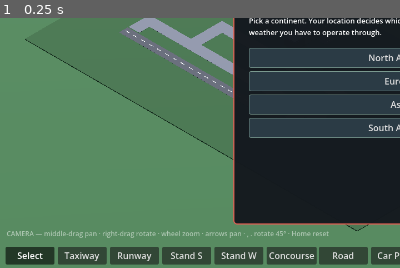
Above: before the commit, frame 1.
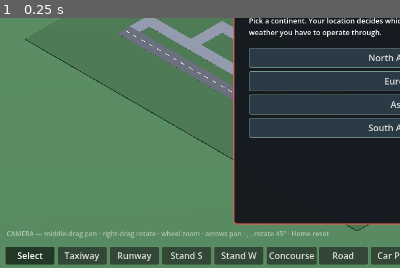
Above: after the commit, the same moment.

Repository: gerp93/airport
Game: Godot game, scene res://Main.tscn
The game is run twice, just before and just after one commit, with the same random seed, the same clock (stepped at 60 frames per second) and the same inputs.
Inputs:
- Up to frame 1 (0.25 s): no input
The pictures show only the part of the screen within x 0-50%, y 30-80%; the shares and areas given below are measured in that part.

The runs differ from the first frame. In frame 1, 0.5% of the frame differs, in the area x 29-59%, y 3-33%.

Commit message:
Give roads their own width and merge the concourse into one building
Two things that made the airport read wrong.

Roads were drawn a full tile wide, identical to a taxiway, so landside
looked like more apron. Real proportions are roughly 45m runway / 23m
taxiway / 7m road, and the grid locks a taxiway to exactly one tile, so
that is the fixed middle of the ratio and the other two move around it:
runways widen to 1.2 tiles, roads narrow to 0.34. A road that much
narrower than its own tile cannot be one centred quad — it is built as a
junction patch plus an arm toward each neighbour, otherwise every corner
and T-junction leaves a gap. Boundary tiles also run out to the map edge,
since that is the airport entrance.

The starter layout put a separate one-tile concourse behind each stand at
x=10/13/16, so three detached buildings. Stands now sit side by side at
x=11/12/13 sharing one concourse. Tile counts are identical, so the
opening economy is untouched.

The renderer also drew each TERMINAL tile as its own box with an inset
roof cap, which would have shown seams even once they were adjacent.
Contiguous tiles are now merged into runs and emitted as a single box,
with the roof spanning the full run at full tile width so neighbouring
rows fuse rather than showing a gap between caps.

Aircraft scale is unchanged at 2.0 — an earlier misreading of the request
briefly moved it and that is reverted.

Co-Authored-By: Claude Sonnet 5 <noreply@anthropic.com>

Diff:
--- a/AirportGrid.gd
+++ b/AirportGrid.gd
@@ -668,9 +668,11 @@
 	for y in [8, 9]:
 		place_taxiway(Vector2i(8, y))
 		place_taxiway(Vector2i(20, y))
-	for x in [10, 13, 16]:
+	# Three stands side by side sharing ONE concourse. Spacing them out gave each
+	# stand its own detached one-tile building, which read as three terminals.
+	# Same tile counts as before, so the opening economy is unchanged.
+	for x in [11, 12, 13]:
 		place_gate(gate_cells_for(Vector2i(x, 6), 1), 1)
-		# Concourse behind each stand, so they start as contact stands.
 		place_terminal(Vector2i(x, 5))
 
 	# Access road out to the northern boundary, plus a small car park. Without
--- a/Render3D.gd
+++ b/Render3D.gd
@@ -69,7 +69,16 @@
 # tweaks through the renderer.
 const MODEL_LENGTH := 65.8
 const PLANE_LENGTH_PX := 21.0
+
 const PLANE_SCALE_FUDGE := 2.0
+
+# Airside/landside width hierarchy: runway > taxiway > road. Real proportions
+# are roughly 45m / 23m / 7m, and a full-tile road read as wide as a taxiway,
+# which made the landside look like more apron. A taxiway is locked to exactly
+# one tile by the grid, so it is the fixed middle of the ratio and the other two
+# move around it.
+const RUNWAY_WIDTH_TILES := 1.2
+const ROAD_WIDTH_TILES := 0.34
 
 var grid
 
@@ -306,6 +315,7 @@
 
 	_build_ground()
 	_build_tiles()
+	_build_terminals()
 	_build_runways()
 	_build_gates()
 
@@ -331,10 +341,7 @@
 				_slab(_static_root, Vector3(t, H_PAVEMENT, t), w3(centre, H_PAVEMENT * 0.5),
 					_mat("taxi", COL_TAXIWAY))
 			AirportGrid.TileType.ROAD:
-				_slab(_static_root, Vector3(t, H_PAVEMENT, t), w3(centre, H_PAVEMENT * 0.5),
-					_mat("road", COL_ROAD))
-				_slab(_static_root, Vector3(2.0, 0.6, t * 0.34), w3(centre, H_MARKING),
-					_mat("roadmark", Color(0.85, 0.8, 0.4)))
+				_build_road_tile(cell, centre)
 			AirportGrid.TileType.PARKING:
 				_slab(_static_root, Vector3(t, H_PAVEMENT, t), w3(centre, H_PAVEMENT * 0.5),
 					_mat("park", COL_PARKING))
@@ -344,12 +351,76 @@
 						w3(centre + Vector2(off, 0.0), H_MARKING),
 						_mat("baymark", Color(0.75, 0.75, 0.8)))
 			AirportGrid.TileType.TERMINAL:
-				# The whole reason to go isometric: a concourse stops being a
-				# flat purple square and becomes a massed volume with a roofline.
-				_slab(_static_root, Vector3(t, H_TERMINAL, t), w3(centre, H_TERMINAL * 0.5),
-					_mat("term", COL_TERMINAL))
-				_slab(_static_root, Vector3(t * 0.92, H_KERB, t * 0.92),
-					w3(centre, H_TERMINAL + H_KERB * 0.5), _mat("termedge", COL_TERMINAL_EDGE))
+				pass  # Merged into runs below, so a concourse reads as one building.
+
+
+# A road is a narrow ribbon rather than a full tile of tarmac, so landside stops
+# reading as more apron. Because it is that much narrower than its own tile, it
+# has to be built as a junction patch plus an arm toward each neighbour — a
+# single centred quad would leave gaps at every corner and T-junction.
+func _build_road_tile(cell: Vector2i, centre: Vector2) -> void:
+	var t: float = AirportGrid.TILE
+	var w: float = t * ROAD_WIDTH_TILES
+	var mat := _mat("road", COL_ROAD)
+	var mark := _mat("roadmark", Color(0.85, 0.8, 0.4))
+
+	_slab(_static_root, Vector3(w, H_PAVEMENT, w), w3(centre, H_PAVEMENT * 0.5), mat)
+
+	for d in [Vector2i.LEFT, Vector2i.RIGHT, Vector2i.UP, Vector2i.DOWN]:
+		var n: Vector2i = cell + d
+		var connects: bool = grid.tile_type(n) == AirportGrid.TileType.ROAD
+		# Run out to the map edge as well: that is the airport entrance, and
+		# stopping half a tile short would leave it hanging in the grass.
+		if not connects and not grid.in_bounds(n):
+			connects = true
+		if not connects:
+			continue
+
+		var v := Vector2(d)
+		var arm: Vector2 = centre + v * (t * 0.25)
+		var size := Vector3(w, H_PAVEMENT, t * 0.5)
+		if absf(v.x) > 0.0:
+			size = Vector3(t * 0.5, H_PAVEMENT, w)
+		_slab(_static_root, size, w3(arm, H_PAVEMENT * 0.5), mat)
+
+		var dash := Vector3(w * 0.34, 0.6, 1.6) if absf(v.x) > 0.0 else Vector3(1.6, 0.6, w * 0.34)
+		_slab(_static_root, dash, w3(centre + v * (t * 0.3), H_MARKING), mark)
+
+
+# A concourse is one building, not a row of huts. Adjacent TERMINAL tiles are
+# merged into horizontal runs and emitted as a single box, and the roof spans the
+# full run at full tile width so neighbouring rows fuse into one mass instead of
+# showing a seam between per-tile caps.
+func _build_terminals() -> void:
+	var cells: Array = []
+	for c in grid.tiles:
+		if grid.tile_type(c) == AirportGrid.TileType.TERMINAL:
+			cells.append(c)
+	if cells.is_empty():
+		return
+
+	cells.sort_custom(func(a: Vector2i, b: Vector2i) -> bool:
+		if a.y != b.y:
+			return a.y < b.y
+		return a.x < b.x)
+
+	var t: float = AirportGrid.TILE
+	var i := 0
+	while i < cells.size():
+		var start: Vector2i = cells[i]
+		var run := 1
+		while i + run < cells.size() \
+				and cells[i + run].y == start.y \
+				and cells[i + run].x == start.x + run:
+			run += 1
+
+		var centre: Vector2 = grid.cell_to_world(start) + Vector2((float(run) - 1.0) * t * 0.5, 0.0)
+		var width: float = float(run) * t
+		_slab(_static_root, Vector3(width, H_TERMINAL, t), w3(centre, H_TERMINAL * 0.5),
+			_mat("term", COL_TERMINAL))
+		_slab(_static_root, Vector3(width, H_KERB, t), w3(centre, H_TERMINAL + H_KERB * 0.5),
+			_mat("termedge", COL_TERMINAL_EDGE))
+		i += run
 
 
 func _build_runways() -> void:
@@ -366,7 +437,7 @@
 		# no eight-compass-point restriction — the reason 3D suits this game
 		# better than isometric sprites, which need one sprite per heading.
 		var yaw := -axis.angle()
-		_slab(_static_root, Vector3(length, H_PAVEMENT, t * 0.84),
+		_slab(_static_root, Vector3(length, H_PAVEMENT, t * RUNWAY_WIDTH_TILES),
 			w3((ea + eb) * 0.5, H_PAVEMENT * 0.5), _mat("rwy", COL_RUNWAY), yaw)
 
 		var usable: bool = grid.runway_is_usable(r)
